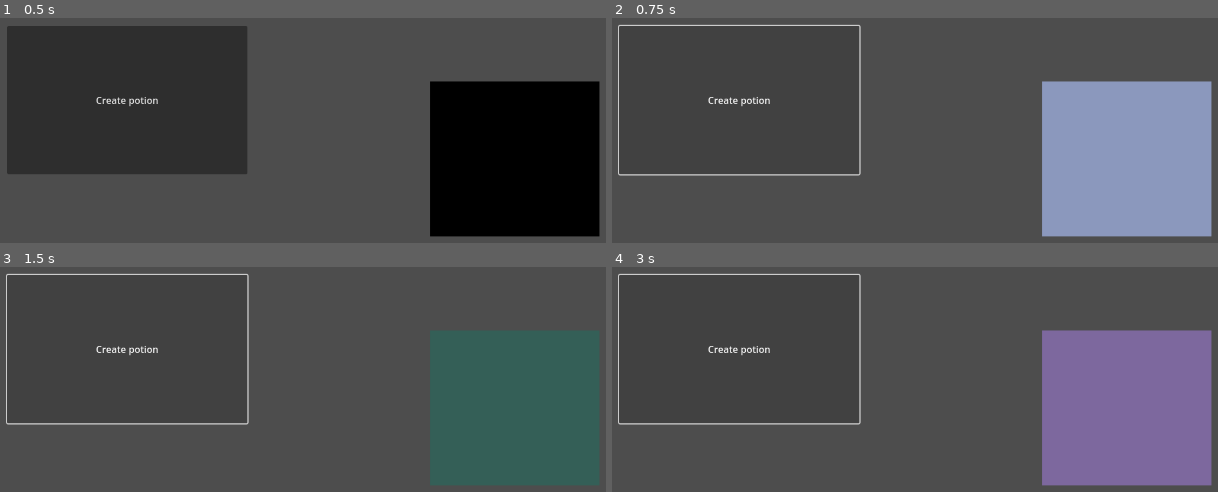
Above: before the commit, frames 1-4 (two rows, left to right).
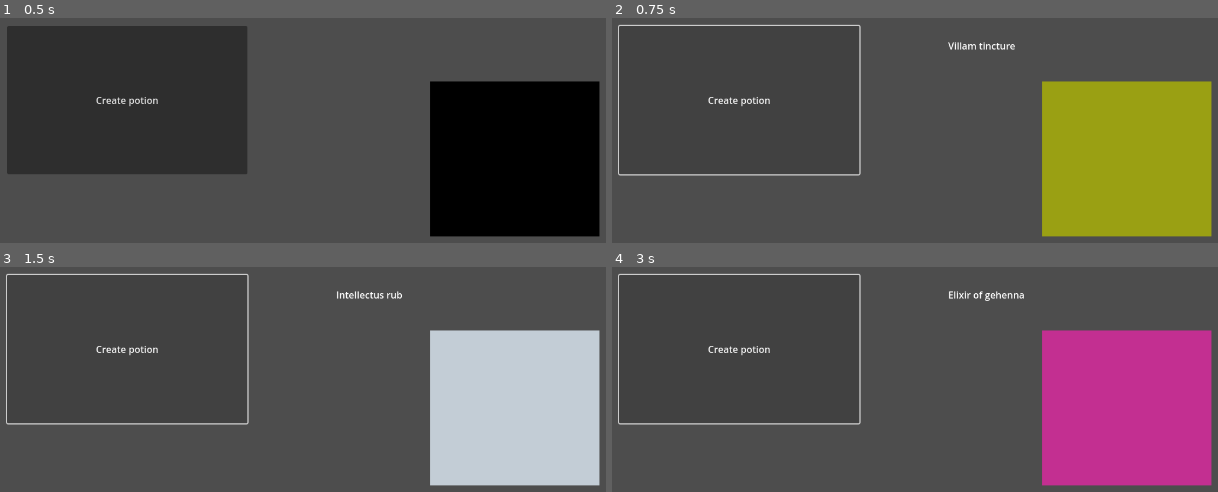
Above: after the commit, the same moments.

Repository: OsakiTsukiko/capitalist-alchemist
Game: Godot game, scene res://src/temp_scene/temp_scene.tscn
The game is run twice, just before and just after one commit, with the same random seed, the same clock (stepped at 60 frames per second) and the same inputs. This scene is started directly instead of the project's main scene.
Inputs:
- Up to frame 1 (0.5 s): no input
- Up to frame 2 (0.75 s): click "Create potion" at 0.5 s
- Up to frame 3 (1.5 s): click "Create potion" at 1.25 s
- Up to frame 4 (3 s): click "Create potion" at 2 s; tap Enter at 2.75 s

Frame 1 is identical in both runs. In frame 2, 20% of the frame differs, in the area x 55-100%, y 10-98%; in frame 3, 20%; in frame 4, 20%.

Commit message:
add potion naming

Diff:
--- a/src/ingredient.gd
+++ b/src/ingredient.gd
@@ -3,13 +3,13 @@
 
 var id: String
 var color: Color
-var properties: Array[int]
+var prop_arr: Array[int]
 var num: int
 
-func _init(p_id: String, p_color: Color, p_properties: Array[int], p_num: int):
+func _init(p_id: String, p_color: Color, p_prop_arr: Array[int], p_num: int):
 	id = p_id
 	color = p_color
-	properties = p_properties
+	prop_arr = p_prop_arr
 	num = p_num
 
 
--- a/src/potion.gd
+++ b/src/potion.gd
@@ -4,17 +4,63 @@
 var potion_name: String
 var color: Color
 var ingr_array: Array[Ingredient]
-var properties: Array[int]
+var prop_array: Array[int]
 
 
 func _init(p_ingr_array: Array[Ingredient]):
-	properties.resize(10)
-	properties.fill(0)
+	prop_array.resize(10)
+	prop_array.fill(0)
 	ingr_array = p_ingr_array
 	for ingr in ingr_array:
-		for prop in ingr.properties:
-			properties[prop] += 1
+		for prop in ingr.prop_arr:
+			prop_array[prop] += 1
 		if color == null:
 			color = ingr.color
 		else:
 			color = Mixbox.lerp(color, ingr.color, 0.5)
+
+	potion_name = ""
+	var rand_binary: int = randi() % 2
+	match rand_binary:
+		0:
+			match prop_array[0]:
+				0:
+					potion_name = Utils.potion_naming.solid[randi() % (Utils.potion_naming.solid.size())].capitalize() + " of " + Utils.potion_naming.effect[randi() % Utils.potion_naming.effect.size()]
+
+				1:
+					potion_name = Utils.potion_naming.semisolid[randi() % (Utils.potion_naming.semisolid.size())].capitalize() + " of " + Utils.potion_naming.effect[randi() % Utils.potion_naming.effect.size()]
+				2:
+					potion_name = Utils.potion_naming.liquid[randi() % (Utils.potion_naming.liquid.size())].capitalize() + " of " + Utils.potion_naming.effect[randi() % Utils.potion_naming.effect.size()]
+		1:
+			match prop_array[0]:
+				0:
+					potion_name = Utils.potion_naming.effect[randi() % Utils.potion_naming.effect.size()].capitalize() + " " + Utils.potion_naming.solid[randi() % (Utils.potion_naming.solid.size())]
+
+				1:
+					potion_name = Utils.potion_naming.effect[randi() % Utils.potion_naming.effect.size()].capitalize() + " " + Utils.potion_naming.semisolid[randi() % (Utils.potion_naming.semisolid.size())]
+				2:
+					potion_name = Utils.potion_naming.effect[randi() % Utils.potion_naming.effect.size()].capitalize() + " " + Utils.potion_naming.liquid[randi() % (Utils.potion_naming.liquid.size())]
+
+static func randomize_potion() -> Potion:
+
+	var rand_prop_arr: Array[int]
+	var rand_ingr_arr: Array[Ingredient]
+	rand_prop_arr.resize(10)
+	rand_prop_arr.fill(0)
+
+	for i in range(4):
+
+		var rand_ingr = Utils.ingredient_list[randi() % 15]
+		rand_prop_arr[rand_ingr.prop_arr[0]] += 1
+		rand_prop_arr[rand_ingr.prop_arr[1]] += 1
+		while rand_prop_arr[0] > 2 || rand_prop_arr[rand_ingr.prop_arr[0]] > 3 || rand_prop_arr[rand_ingr.prop_arr[1]] > 3:
+			rand_prop_arr[rand_ingr.prop_arr[0]] -= 1
+			rand_prop_arr[rand_ingr.prop_arr[1]] -= 1
+			rand_ingr = Utils.ingredient_list[randi() % 15]
+			rand_prop_arr[rand_ingr.prop_arr[0]] += 1
+			rand_prop_arr[rand_ingr.prop_arr[1]] += 1
+		rand_ingr_arr.append(rand_ingr)
+
+	var potion: Potion = Potion.new(rand_ingr_arr)
+
+	return potion
--- a/src/temp_scene/temp_scene.gd
+++ b/src/temp_scene/temp_scene.gd
@@ -3,7 +3,9 @@
 
 
 func _on_button_pressed():
-	var potion = Utils.randomize_potion()
+	var potion = Potion.randomize_potion()
 	print(potion.color)
-	print(potion.properties)
+	print(potion.prop_array)
 	$CanvasLayer/TextureRect.material.set_shader_parameter("color", potion.color)
+
+	$CanvasLayer/Label.text = potion.potion_name
--- a/src/utils.gd
+++ b/src/utils.gd
@@ -2,7 +2,7 @@
 
 var ingredient_list: Array[Ingredient]
 var potion_naming: Dictionary = {
-	"liquid" : ["potion", "tincture", "concoction", "elixir"],
+	"liquid" : ["potion", "tincture", "elixir"],
 	"semisolid" : ["cream", "goop", "ointment", "rub"],
 	"solid" : ["powder", "dust", "sprinkle"],
 	"effect": ["curatio", "fulgur", "ignis", "gelum", "caritas", "aduro", "caries", "letum", "potio", "expello", "venum",  …(394 unchanged characters)…
@@ -32,27 +32,3 @@
 
 func _ready():
 	create_ingredients()
-
-func randomize_potion() -> Potion:
-
-	var rand_prop_arr: Array[int]
-	var rand_ingr_arr: Array[Ingredient]
-	rand_prop_arr.resize(10)
-	rand_prop_arr.fill(0)
-
-	for i in range(4):
-
-		var rand_ingr = ingredient_list[randi() % 15]
-		rand_prop_arr[rand_ingr.properties[0]] += 1
-		rand_prop_arr[rand_ingr.properties[1]] += 1
-		while rand_prop_arr[0] > 2 || rand_prop_arr[rand_ingr.properties[0]] > 3 || rand_prop_arr[rand_ingr.properties[1]] > 3:
-			rand_prop_arr[rand_ingr.properties[0]] -= 1
-			rand_prop_arr[rand_ingr.properties[1]] -= 1
-			rand_ingr = ingredient_list[randi() % 15]
-			rand_prop_arr[rand_ingr.properties[0]] += 1
-			rand_prop_arr[rand_ingr.properties[1]] += 1
-		rand_ingr_arr.append(rand_ingr)
-
-	var potion: Potion = Potion.new(rand_ingr_arr)
-
-	return potion
